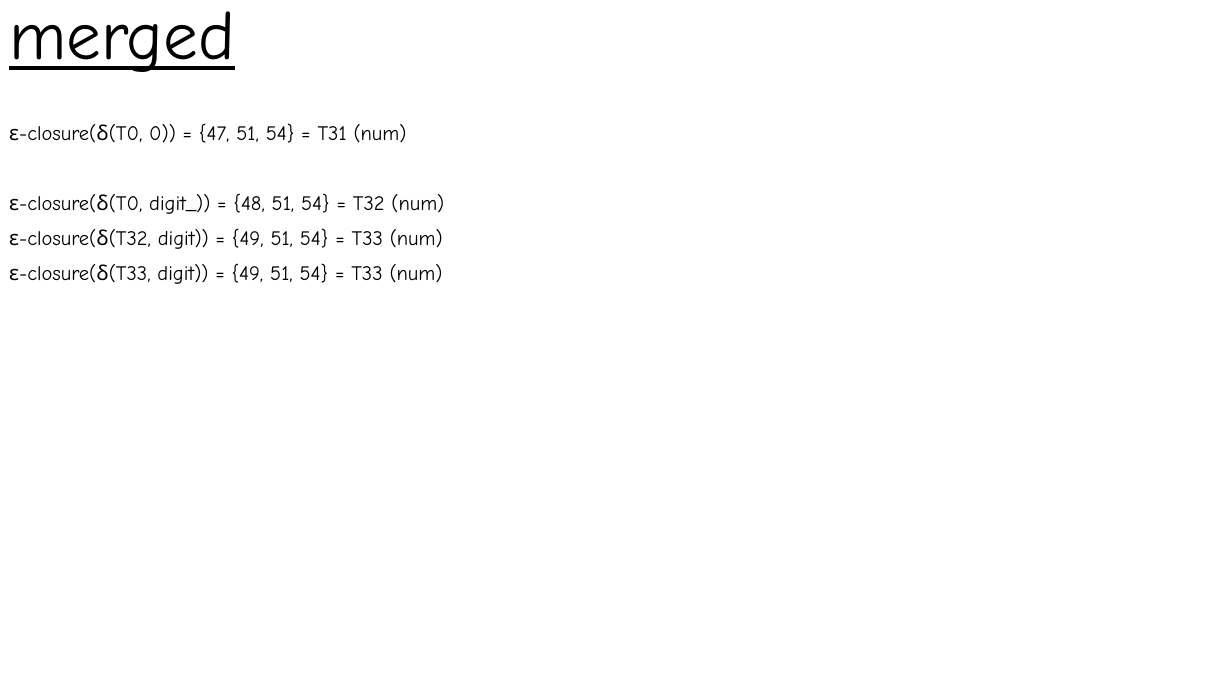
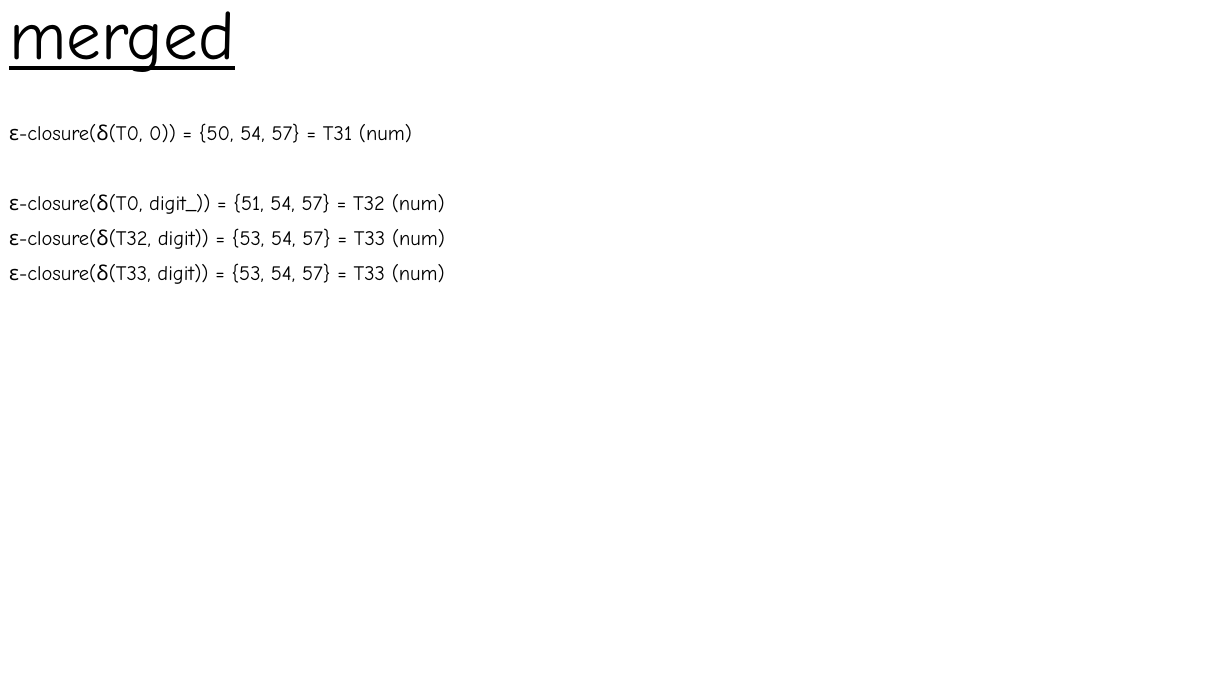
Before and after one commit to Absy-Serendipity/compiler, a slide deck: slide 42 of regular expression/NFA_DFA.pptx (slide 39 before the commit). Drawn at 1232x693 pixels with LibreOffice and Linux fonts; fonts in the diff are those of the drawing. Boxes give left, top, right and bottom in pixels: in the first picture for what was removed or moved away, otherwise in the second. Text is boxed around its words. In the diff, an @@ line names an element or a change of style, - is before the commit and + after.

```diff
--- a/regular expression/NFA_DFA.pptx
+++ b/regular expression/NFA_DFA.pptx
@@ text at (9, 123, 445, 284): text changed @@
-ε-closure(δ(T0, 0)) = {47, 51, 54} = T31 (num)
-ε-closure(δ(T0, digit_)) = {48, 51, 54} = T32 (num)
-ε-closure(δ(T32, digit)) = {49, 51, 54} = T33 (num)
-ε-closure(δ(T33, digit)) = {49, 51, 54} = T33 (num)
+ε-closure(δ(T0, 0)) = {50, 54, 57} = T31 (num)
+ε-closure(δ(T0, digit_)) = {51, 54, 57} = T32 (num)
+ε-closure(δ(T32, digit)) = {53, 54, 57} = T33 (num)
+ε-closure(δ(T33, digit)) = {53, 54, 57} = T33 (num)
```
Also in this commit, not shown: 13 other slides changed, 6 slides added, 3 slides removed, 26 other files.
